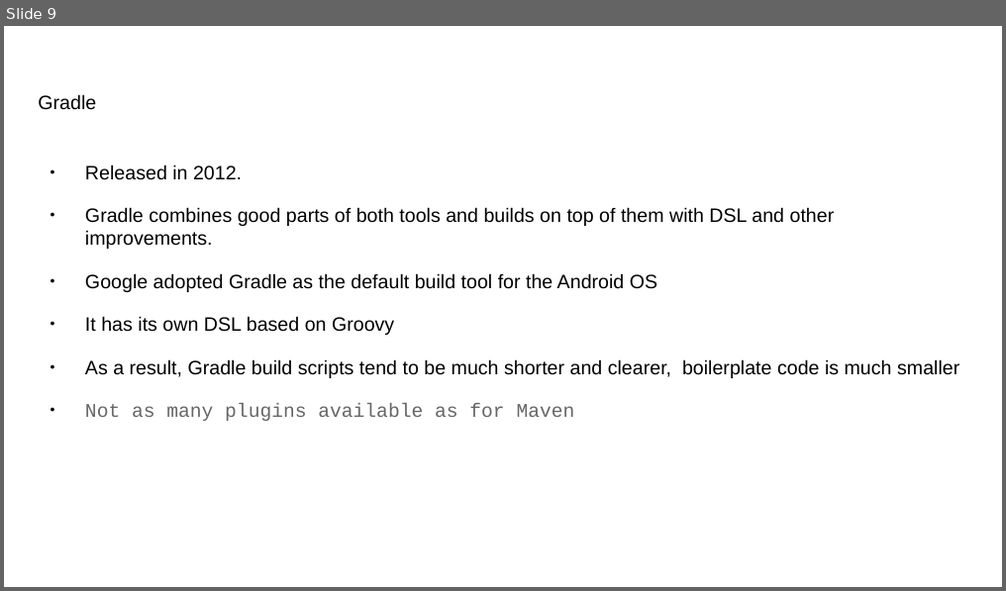
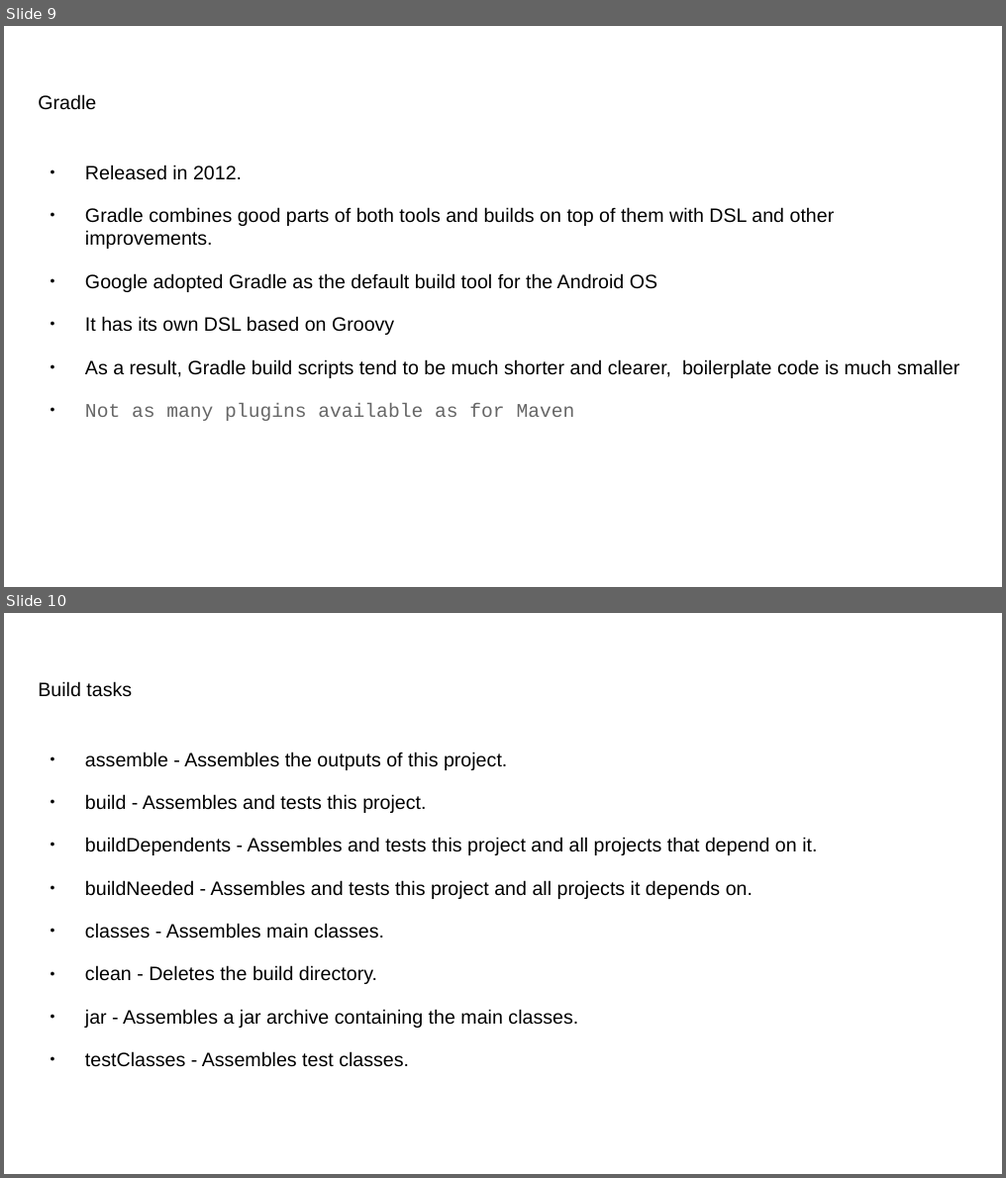
Before and after one commit to balag3/mavenVSgradle, a slide deck: mavenVSGradle.odp. Shown one above the other, each under a label of ours: slide 9 before the commit, slides 9 and 10 after it. The pictures are 1006x591 and 1006x1178 pixels, drawn with LibreOffice and Linux fonts; fonts in the diff are those of the drawing. Boxes give left, top, right and bottom in pixels: in the first picture for what was removed or moved away, otherwise in the second. Text is boxed around its words. In the diff, an @@ line names an element or a change of style, - is before the commit and + after.

```diff
--- a/mavenVSGradle.odp
+++ b/mavenVSGradle.odp
@@ slide 10 added at (4, 613, 1002, 1174), background #FFFFFF @@
@@ title added at (38, 681, 132, 697), 14 pt, text #000000 @@
+Build tasks
@@ text added at (85, 752, 817, 1067), 14 pt, text #000000 @@
+● assemble - Assembles the outputs of this project.
+● build - Assembles and tests this project.
+● buildDependents - Assembles and tests this project and all projects that depend on it.
+● buildNeeded - Assembles and tests this project and all projects it depends on.
+● classes - Assembles main classes.
+● clean - Deletes the build directory.
+● jar - Assembles a jar archive containing the main classes.
+● testClasses - Assembles test classes.
```
Also in this commit, not shown: 1 slide changed, 1 other slide added, 2 other files.
